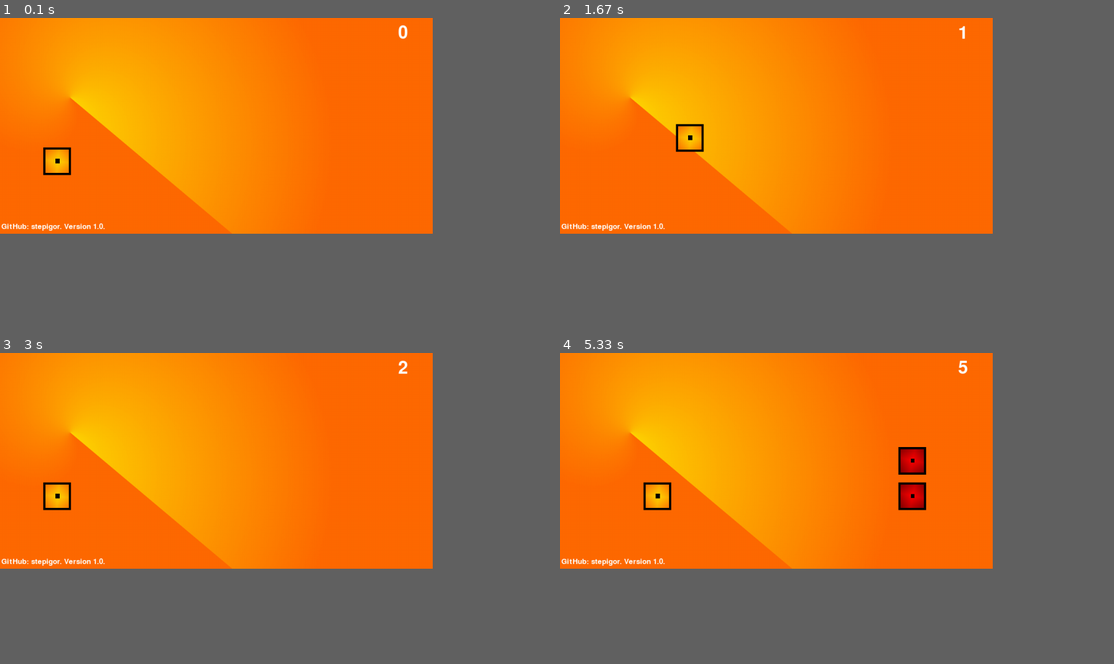
Above: before the commit, frames 1-4 (two rows, left to right).
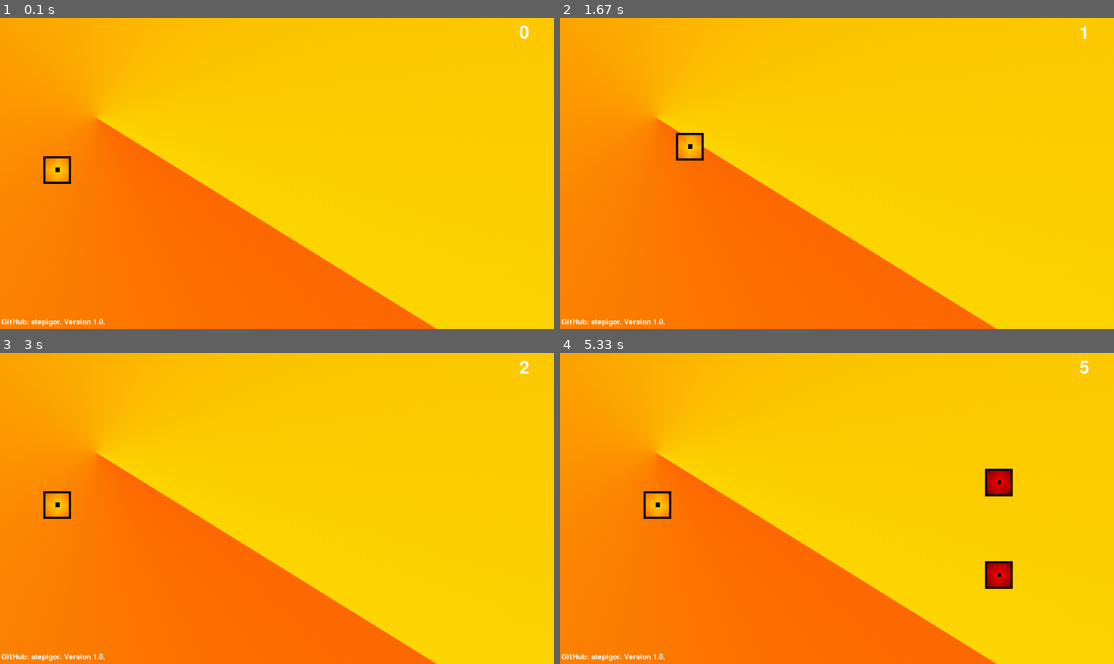
Above: after the commit, the same moments.

Repository: NastyaOu/simplepygame
Game: pygame game, started from game.py
Two runs of this game, one before a commit and one after it. Both use one fixed random seed, a clock stepped at 60 frames per second and the inputs below.
Inputs:
- Up to frame 1 (0.1 s): no input
- Up to frame 2 (1.67 s): hold D 0.33-0.8 s; hold W 0.83-1.13 s; hold D 1.17-1.63 s
- Up to frame 3 (3 s): hold A 1.67-2.2 s; hold S 2.23-2.53 s; hold A 2.57-2.97 s
- Up to frame 4 (5.33 s): hold W 3-3.37 s; hold D 3.4-4.03 s; hold S 4.07-4.43 s; hold A 4.47-4.93 s; hold D from 4.97 s (still down)
In our replay, the window is 703x351 before the commit and 900x506 after it. These sizes can differ from the game's own. Grey fills any space a smaller window leaves; there, only what the larger window draws over its background counts as a difference.

The runs differ from the first frame. In frame 1, 62% of the frame differs, in the area x 0-96%, y 0-100%; in frame 2, 63%; in frame 3, 62%; in frame 4, 64%.

Commit message:
For HD ready

Diff:
--- a/game.py
+++ b/game.py
@@ -28,7 +28,7 @@
 
 
 pygame.init()
-screen = pygame.display.set_mode((1000, 500), 0, 32)
+screen = pygame.display.set_mode((1280, 720), 0, 32)
 pygame.display.set_caption("First Python Game!")
 back = pygame.image.load('back.png')
 gameover = pygame.image.load('gameover.png')
@@ -42,7 +42,7 @@
 enemynum = 3
 lastadd = 0
 
-player = Person(100, 300, 3, 'player.png')
+player = Person(100, 320, 3, 'player.png')
 allplayers = [player]
 
 abouttext = font.render("GitHub: stepigor. Version 1.0.", True, (255, 255, 255))
@@ -57,8 +57,8 @@
                 enemy1
                 enemy2
             except:
-                enemy1 = Person(800, 200, 1, 'enemy.png')
-                enemy2 = Person(800, 300, 1, 'enemy.png')
+                enemy1 = Person(1000, 250, 1, 'enemy.png')
+                enemy2 = Person(1000, 500, 1, 'enemy.png')
                 allplayers.append(enemy1)
                 allplayers.append(enemy2)
 
@@ -66,7 +66,7 @@
             try:
                 globals()['enemy' + str(enemynum)]
             except KeyError:
-                globals()['enemy' + str(enemynum)] = Person(random.randint(0,900),random.randint(0,400),random.randint(1,2),'enemy.png');
+                globals()['enemy' + str(enemynum)] = Person(random.randint(0,1200),random.randint(0,650),random.randint(1,2),'enemy.png');
                 allplayers.append(globals()['enemy' + str(enemynum)])
                 enemynum+=1
                 lastadd = score
@@ -83,17 +83,17 @@
                 item.move()
 
         keys_pressed = pygame.key.get_pressed()
-        if keys_pressed[K_d] and player.x < 936:
+        if keys_pressed[K_d] and player.x < 1216:
             player.x += player.speed
         if keys_pressed[K_a] and player.x > 0:
             player.x -= player.speed
         if keys_pressed[K_w] and player.y > 0:
             player.y -= player.speed
-        if keys_pressed[K_s] and player.y < 436:
+        if keys_pressed[K_s] and player.y < 656:
             player.y += player.speed
 
-        screen.blit(abouttext, (3, 475))
-        screen.blit(scoretext, (920, 15))
+        screen.blit(abouttext, (3, 695))
+        screen.blit(scoretext, (1200, 15))
 
     else:
 
Binary file changed: back.png
Binary file changed: gameover.png
